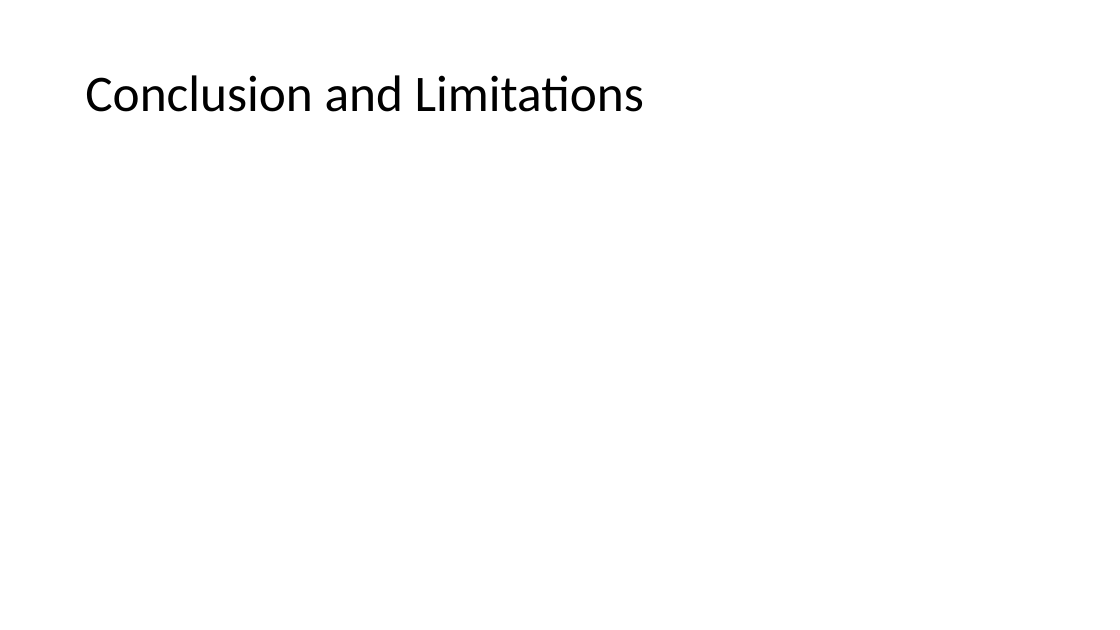
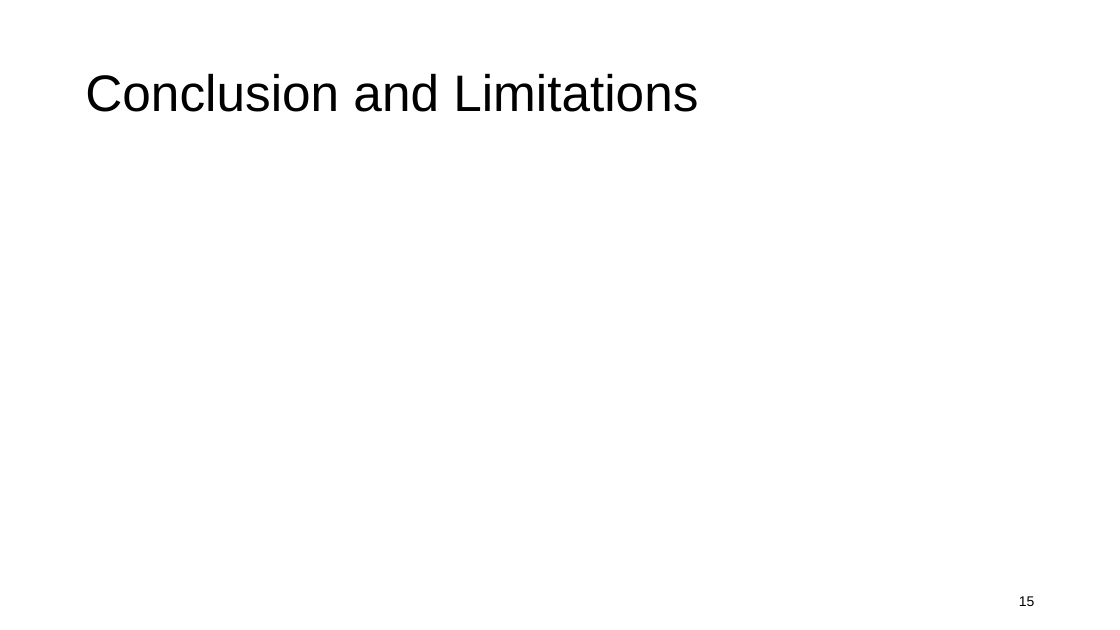
Before and after one commit to kawin7538/ds_hospital_project, a slide deck: slide 15 of memo_presentation/memo.pptx (slide 14 before the commit). Drawn at 1120x630 pixels with LibreOffice and Linux fonts; fonts in the diff are those of the drawing. Boxes give left, top, right and bottom in pixels: in the first picture for what was removed or moved away, otherwise in the second. Text is boxed around its words. In the diff, an @@ line names an element or a change of style, - is before the commit and + after.

```diff
--- a/memo_presentation/memo.pptx
+++ b/memo_presentation/memo.pptx
@@ title "Conclusion and Limitations" at (x1=85, y1=73, x2=698, y2=112): font Calibri to Arial @@
@@ page number added at (x1=1019, y1=596, x2=1035, y2=606), 12 pt, text #000000 @@
+15
```
Also in this commit, not shown: 12 other slides changed, 2 slides added, 1 slide removed, 5 other files.
